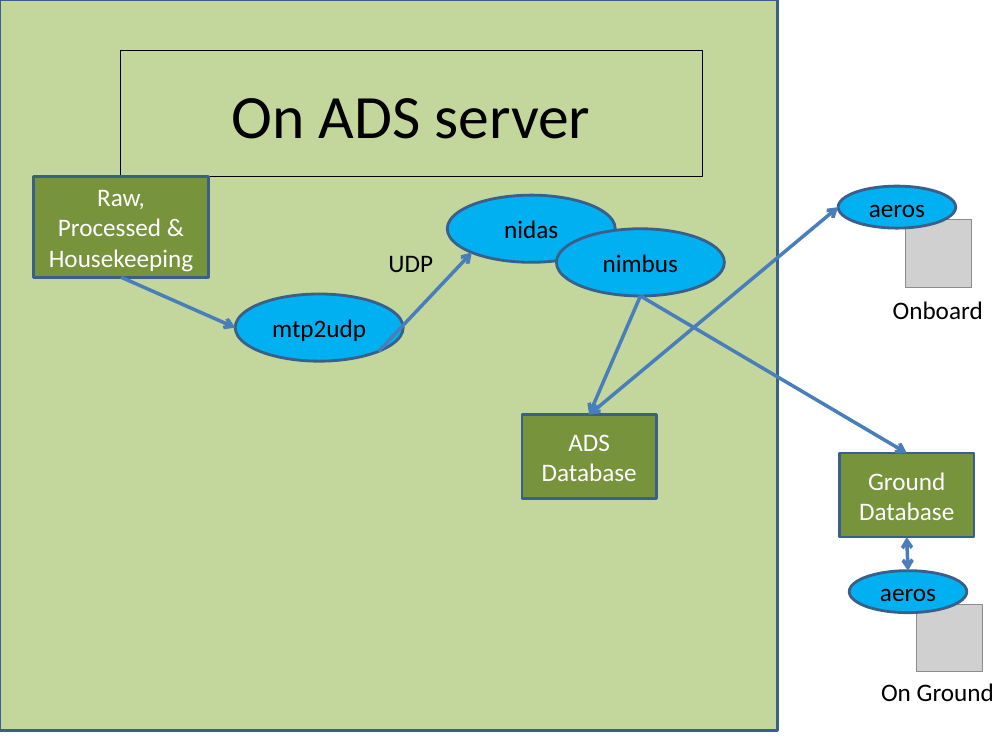
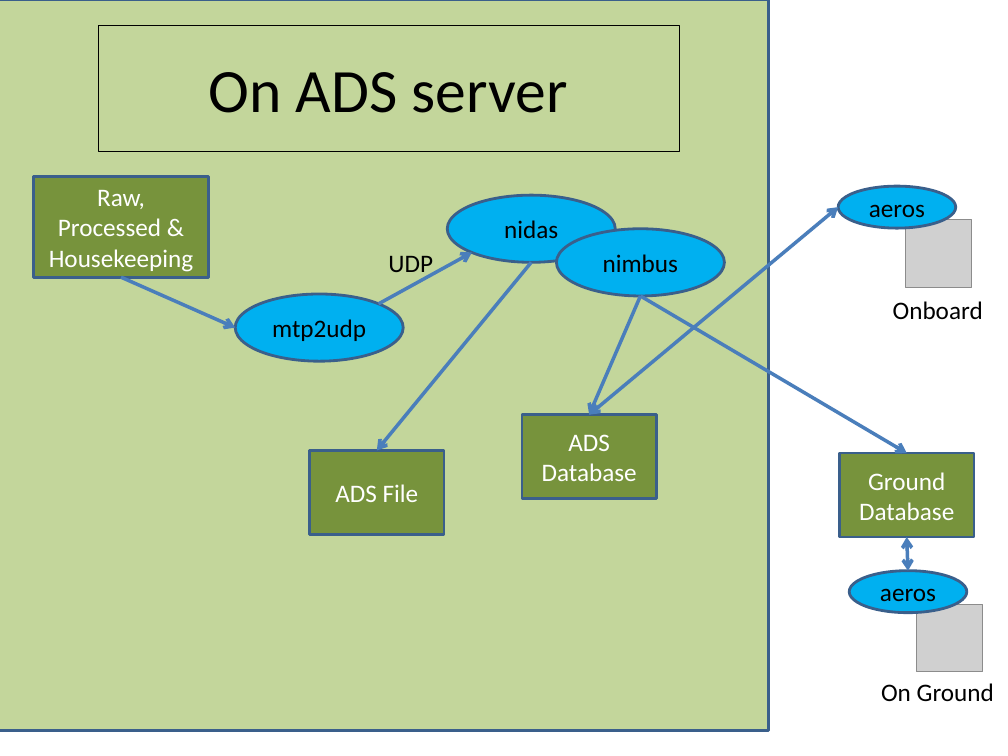
Before and after one commit to NCAR/nimbus, a slide deck: slide 4 of instruments/mtp/doc/MTP_OPS_20150902.pptx. Drawn at 1008x756 pixels with LibreOffice and Linux fonts; fonts in the diff are those of the drawing; grey boxes stand for pictures. Boxes give left, top, right and bottom in pixels: in the first picture for what was removed or moved away, otherwise in the second. Text is boxed around its words. In the diff, an @@ line names an element or a change of style, - is before the commit and + after.

```diff
--- a/instruments/mtp/doc/MTP_OPS_20150902.pptx
+++ b/instruments/mtp/doc/MTP_OPS_20150902.pptx
@@ rectangle: place and size @@
-rectangle at (0, 0, 777, 731)
+rectangle at (0, 0, 769, 731)
@@ title "On ADS server": place and size @@
-title "On ADS server" at (121, 50, 703, 176)
+title "On ADS server" at (98, 25, 679, 151)
@@ arrow added from (531, 262) to (377, 451), #4B7EBC 2.5 pt @@
@@ arrow moved from (379, 352) - (472, 253) to (379, 303) - (472, 253) @@
@@ rectangle added at (309, 451, 444, 534), fill #77933C, outline #3A5F8C 2 pt, 18 pt, text #FFFFFF @@
+ADS File
```
Also in this commit, not shown: 1 other slide changed.
